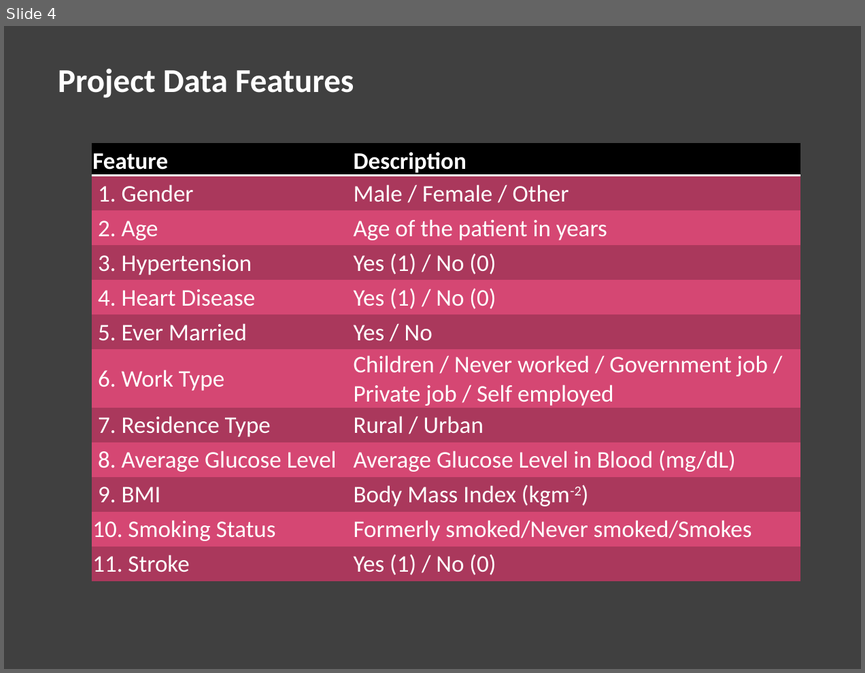
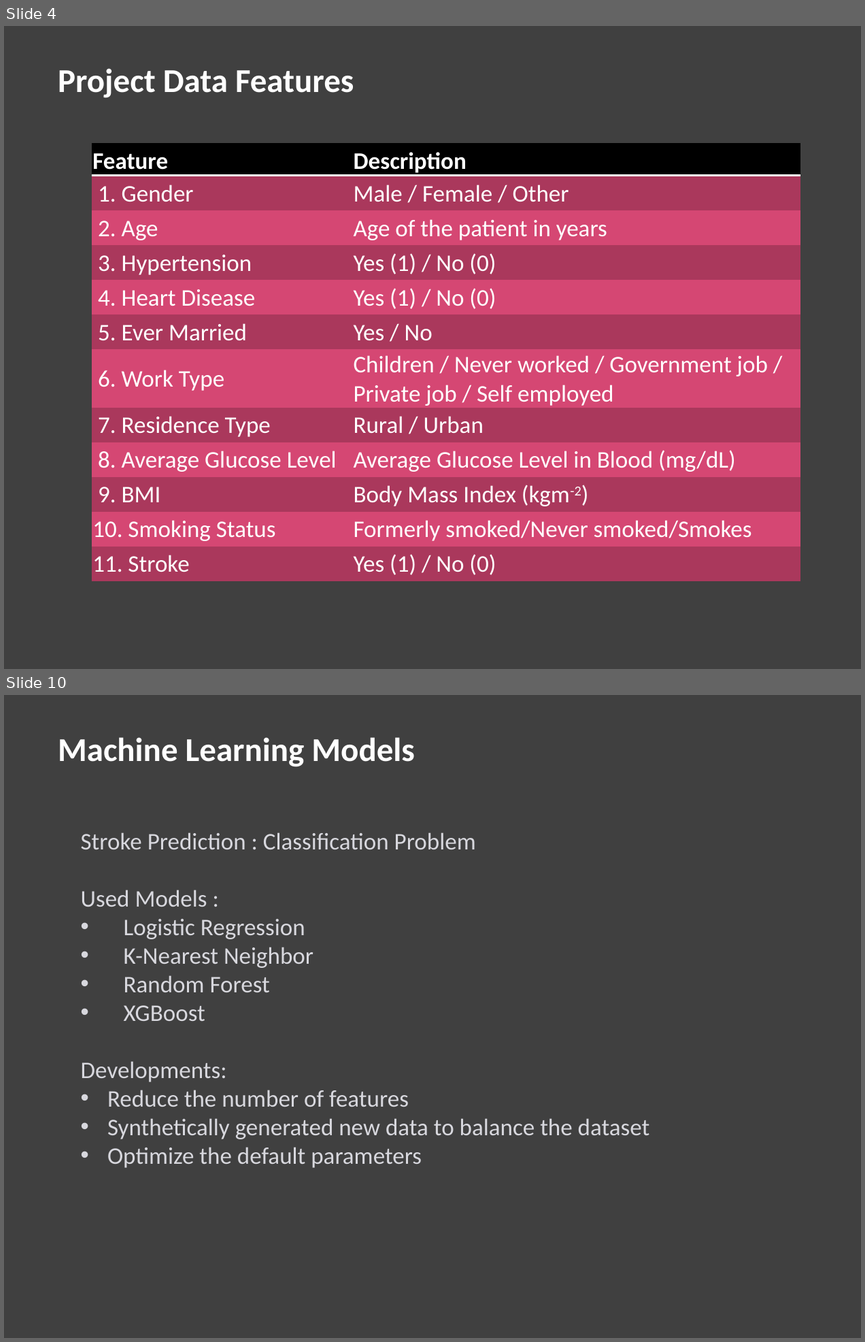
Before and after one commit to sheha919/Stroke_Prediction, a slide deck: stroke_pred_presentation.pptx. Shown one above the other, each under a label of ours: slide 4 before the commit, slides 4 and 10 after it; the slides between them are not shown. The pictures are 865x673 and 865x1342 pixels, drawn with LibreOffice and Linux fonts; fonts in the diff are those of the drawing. Boxes give left, top, right and bottom in pixels: in the first picture for what was removed or moved away, otherwise in the second. Text is boxed around its words. In the diff, an @@ line names an element or a change of style, - is before the commit and + after.

```diff
--- a/stroke_pred_presentation.pptx
+++ b/stroke_pred_presentation.pptx
@@ slide 10 added at [4, 695, 861, 1338], background #404040 @@
@@ text added at [58, 737, 415, 767], 28 pt, text #FFFFFF, bold @@
+Machine Learning Models
@@ text added at [81, 832, 650, 1168], 20 pt, text #D8D8DE @@
+Stroke Prediction : Classification Problem
+Used Models :
+• Logistic Regression
+• K-Nearest Neighbor
+• Random Forest
+• XGBoost
+Developments:
+• Reduce the number of features
+• Synthetically generated new data to balance the dataset
+• Optimize the default parameters
```
Also in this commit, not shown: 3 slides changed, 7 other slides added, 3 slides removed.
